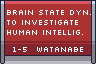
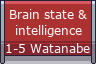
Layers edited between the first and the second w=96, h=64 image:
painted on "1-5 Watanabe" over (x1=6, y1=43, x2=90, y2=53)
renamed "Brain state dyn. ..." to "Brain state & ...", painted on it over (x1=7, y1=9, x2=91, y2=37)
